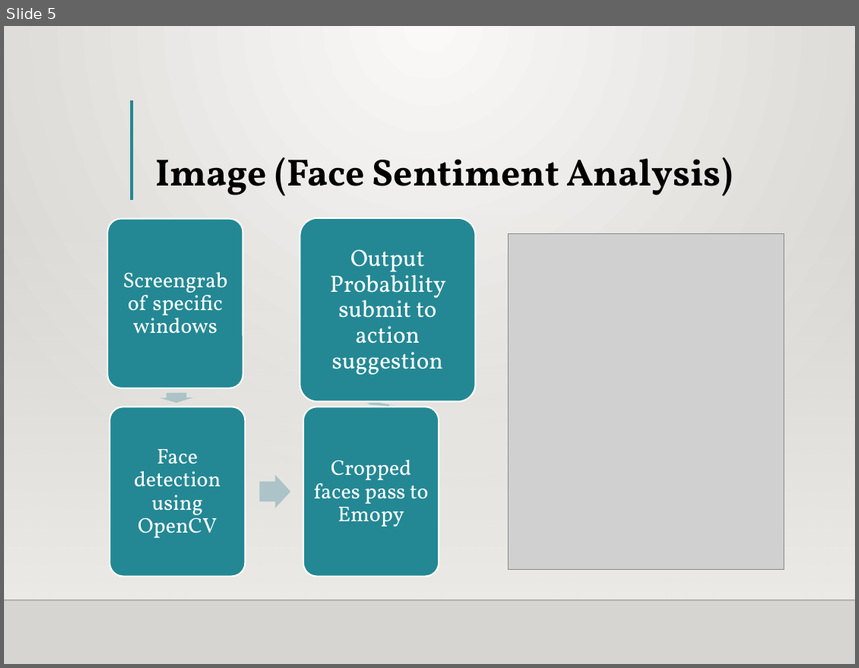
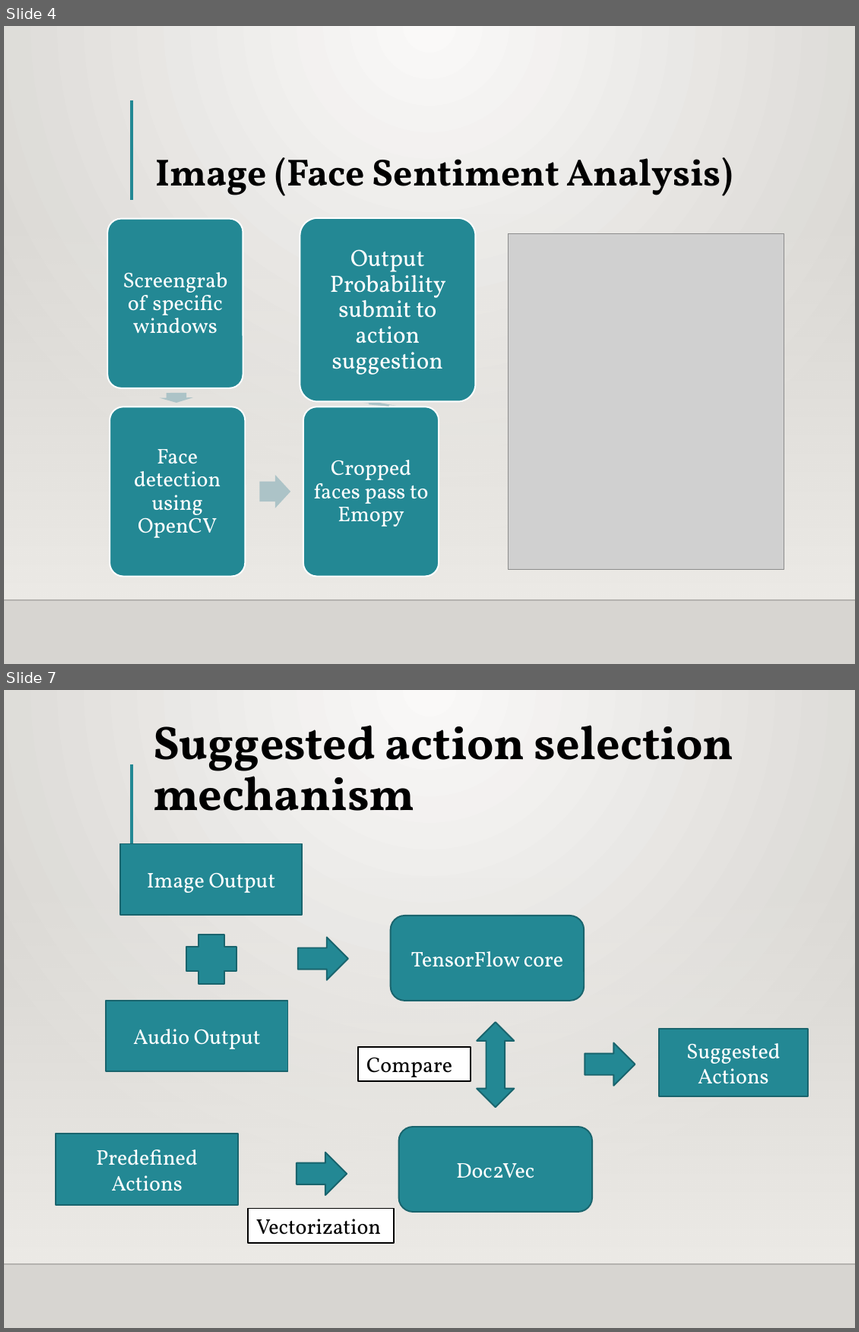
Before and after one commit to pakzan/Interapp, a slide deck: presentation.pptx. Shown one above the other, each under a label of ours: slide 5 before the commit, slides 4 and 7 after it; the slides between them are not shown. The pictures are 859x668 and 859x1332 pixels, drawn with LibreOffice and Linux fonts; fonts in the diff are those of the drawing; grey boxes stand for pictures; background and template pictures are left out. Boxes give left, top, right and bottom in pixels: in the first picture for what was removed or moved away, otherwise in the second. Text is boxed around its words. In the diff, an @@ line names an element or a change of style, - is before the commit and + after.

```diff
--- a/presentation.pptx
+++ b/presentation.pptx
@@ slide 7 added at <box>4,690,855,1328</box>, background gradient #FAFAF9 to #D7D5D2; not listed: 3 template elements that a slide beside it also shows @@
@@ title added at <box>153,725,734,811</box>, 40 pt, text #000000, bold @@
+Suggested action selection mechanism
@@ rectangle added at <box>120,844,303,915</box>, fill #238894, outline #1A656D 1.25 pt, 18 pt, text #FFFFFF @@
+Image Output
@@ rounded rectangle added at <box>390,916,584,1001</box>, fill #238894, outline #1A656D 1.25 pt, 18 pt, text #FFFFFF @@
+TensorFlow core
@@ plus added at <box>186,935,237,985</box>, fill #238894, outline #1A656D 1.25 pt @@
@@ right arrow added at <box>297,938,348,980</box>, fill #238894, outline #1A656D 1.25 pt @@
@@ rectangle added at <box>106,1001,288,1072</box>, fill #238894, outline #1A656D 1.25 pt, 18 pt, text #FFFFFF @@
+Audio Output
@@ up down arrow added at <box>477,1022,515,1107</box>, fill #238894, outline #1A656D 1.25 pt @@
@@ rectangle added at <box>659,1030,808,1097</box>, fill #238894, outline #1A656D 1.25 pt, 18 pt, text #FFFFFF @@
+Suggested Actions
@@ rectangle added at <box>358,1047,471,1081</box>, fill #FFFFFF, outline #000000 1.25 pt, 18 pt, text #000000 @@
+Compare
@@ right arrow added at <box>585,1043,635,1086</box>, fill #238894, outline #1A656D 1.25 pt @@
@@ rectangle added at <box>56,1135,238,1205</box>, fill #238894, outline #1A656D 1.25 pt, 18 pt, text #FFFFFF @@
+Predefined Actions
@@ rounded rectangle added at <box>399,1127,592,1212</box>, fill #238894, outline #1A656D 1.25 pt, 18 pt, text #FFFFFF @@
+Doc2Vec
@@ right arrow added at <box>297,1152,347,1195</box>, fill #238894, outline #1A656D 1.25 pt @@
@@ rectangle added at <box>247,1208,393,1243</box>, fill #FFFFFF, outline #000000 1.25 pt, 18 pt, text #000000 @@
+Vectorization
@@ what was slide 5 is now slide 4 @@
```
Also in this commit, not shown: 3 slides changed, 1 slide removed.
